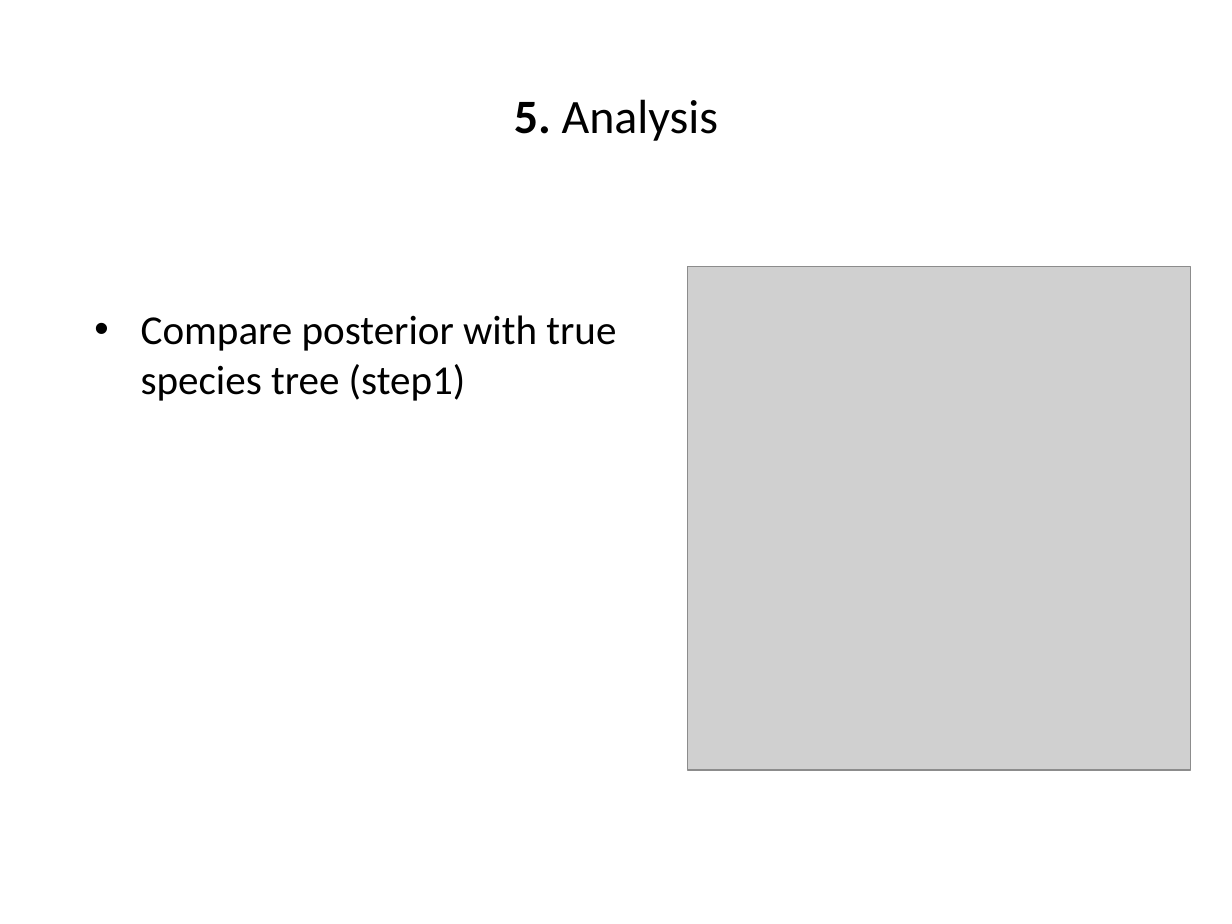
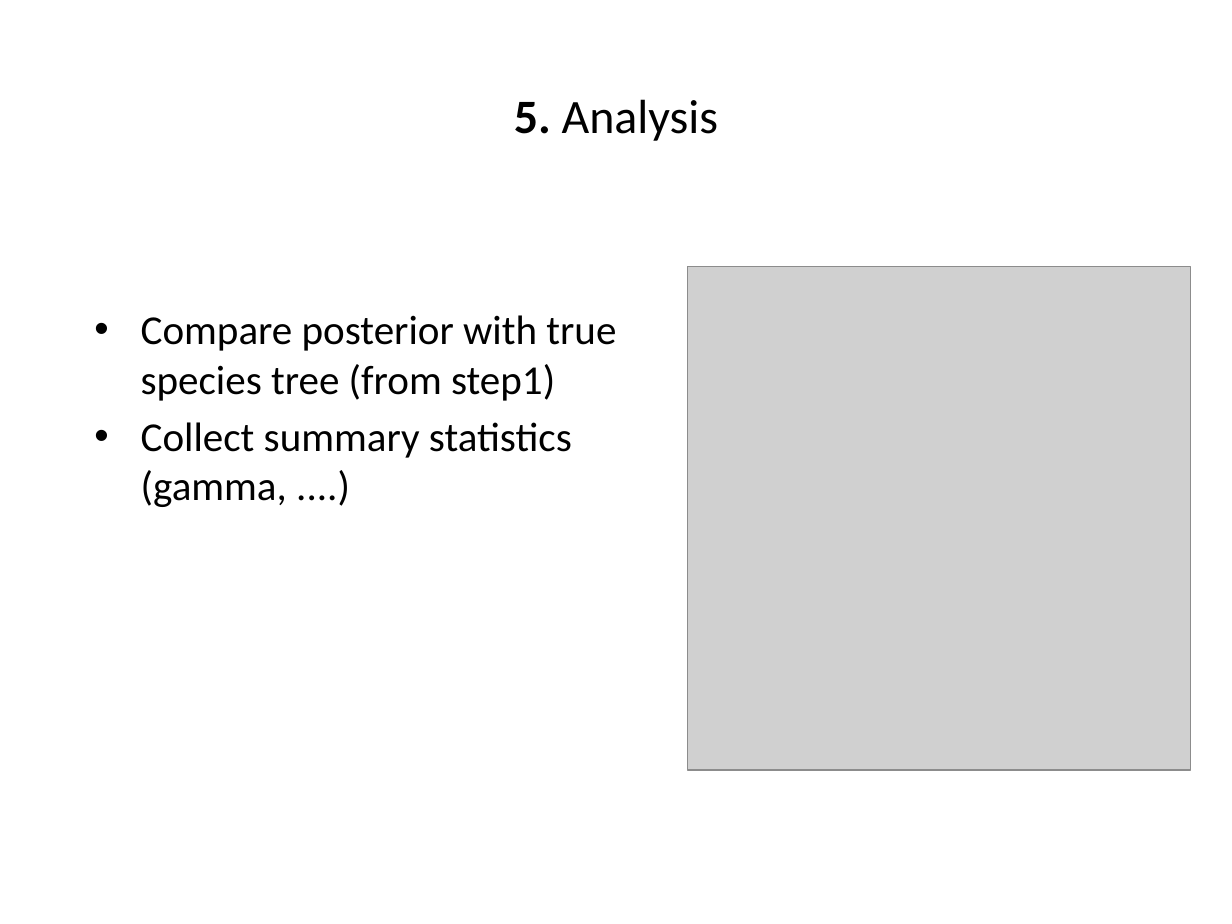
Before and after one commit to richelbilderbeek/Cer2016, a slide deck: slide 12 of doc/Cer2016_Femke Thon & Jolien Gay_V2.1.pptx. Drawn at 1232x924 pixels with LibreOffice and Linux fonts; fonts in the diff are those of the drawing; grey boxes stand for pictures. Boxes give left, top, right and bottom in pixels: in the first picture for what was removed or moved away, otherwise in the second. Text is boxed around its words. In the diff, an @@ line names an element or a change of style, - is before the commit and + after.

Commit message:
Minor changes ppt V2.1

```diff
--- a/doc/Cer2016_Femke Thon & Jolien Gay_V2.1.pptx
+++ b/doc/Cer2016_Femke Thon & Jolien Gay_V2.1.pptx
@@ text at [141,315,616,507]: text changed @@
-• Compare posterior with true species tree (step1)
+• Compare posterior with true species tree (from step1)
+• Collect summary statistics (gamma, ....)
```
Also in this commit, not shown: 2 other slides changed.
